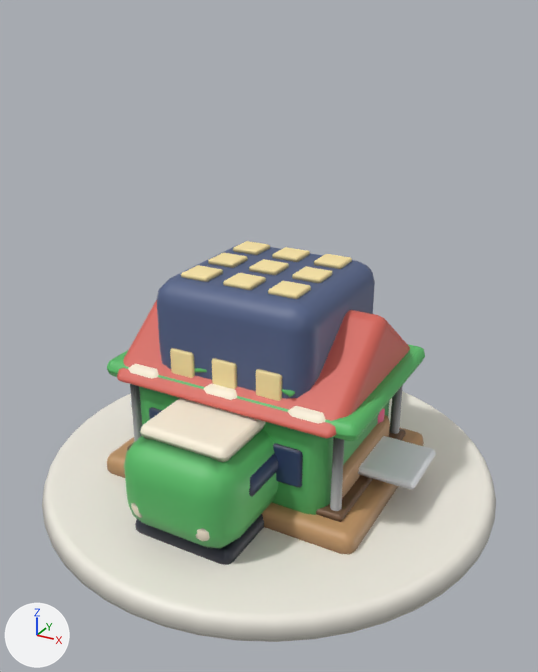
The glTF model assets/props.glb: old version first, new version second.
Camera for both pictures: a 50 mm camera at (4.71, -8.56, 6.47) aimed at (0.1, -0.18, 2.28). The lights are fixed; the arrows at lower left show +X, +Y and +Z. The older version comes first.

The scene before the commit, as lines of its bpy script (objects in view):
```python
me_plane = bpy.data.meshes.new('plane')
me_plane.from_pydata(...)  # 464 vertices, 900 faces; spans x -2.4..2.4, y -2.24..2.35, z 0.17..1.85
# faces by material slot: [252, 504, 144]
me_plane.materials.append(mat_white)
me_plane.materials.append(mat_red)
me_plane.materials.append(mat_glass)
me_tower = bpy.data.meshes.new('tower')
me_tower.from_pydata(...)  # 864 vertices, 1664 faces; spans x -1.2..1.2, y -1.24..1.2, z 0.0..3.26
# faces by material slot: [188, 1476]
me_tower.materials.append(mat_tower)
me_tower.materials.append(mat_glow)
me_train = bpy.data.meshes.new('train')
me_train.from_pydata(...)  # 412 vertices, 800 faces; spans x -0.88..0.88, y -2.6..2.6, z 0.04..1.7
# faces by material slot: [108, 188, 108, 396]
me_train.materials.append(mat_tyre)
me_train.materials.append(mat_tint)
me_train.materials.append(mat_glass)
me_train.materials.append(mat_cream)
ob_plane = bpy.data.objects.new('plane', me_plane)
ob_plane.location = (0.0, 0.0, 0.0)
ob_tower = bpy.data.objects.new('tower', me_tower)
ob_tower.location = (0.0, 0.0, 0.0)
ob_train = bpy.data.objects.new('train', me_train)
ob_train.location = (0.0, 0.0, 0.0)
# also in view: 'turntable_base' at (0.0, 0.0, 0.0); 'flowers' at (0.0, 0.0, 0.59); 'stall' at (0.0, 0.0, 0.97); 'house' at (0.0, 0.0, 1.45)
```
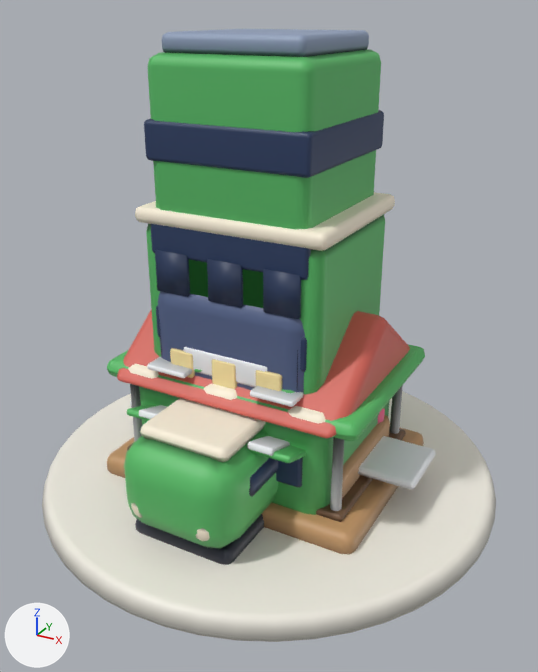
Changed parts and their boxes [x1, y1, x2, y2] in the pictures (538 x 672 px):
```json
{"object": "office", "change": "added", "after": [144, 29, 384, 372], "faces in mat_tint": [148, 49, 381, 308], "faces in mat_glass": [144, 110, 384, 372], "faces in mat_steel": [162, 29, 369, 57]}
{"object": "flats", "change": "added", "after": [135, 192, 395, 407], "faces in mat_tint": [146, 214, 385, 394], "faces in mat_cream": [135, 192, 395, 251], "faces in mat_glass": [155, 250, 301, 387], "faces in mat_white": [147, 357, 303, 407]}
{"object": "shop", "change": "added", "after": [127, 347, 306, 463], "faces in mat_white": [139, 347, 290, 456], "faces in mat_tint": [127, 404, 306, 463]}
{"object": "tower", "change": "unchanged, covered by the edit", "before": [157, 241, 375, 401], "after": [158, 291, 305, 394]}
```

Edits to the scene script, one JSON object a line:
```json
{"op": "add", "block": "me_shop_001", "code": ["me_shop_001 = bpy.data.meshes.new('shop.001')", "me_shop_001.from_pydata(...)  # 444 vertices, 852 faces; spans x -1.38..1.38, y -1.78..1.17, z 0.0..2.38", "# faces by material slot: [108, 216, 12, 84, 432]", "me_shop_001.materials.append(mat_cream)", "me_shop_001.materials.append(mat_tint)", "me_shop_001.materials.append(mat_glass)", "me_shop_001.materials.append(mat_wood)", "me_shop_001.materials.append(mat_white)"]}
{"op": "add", "block": "me_office_001", "code": ["me_office_001 = bpy.data.meshes.new('office.001')", "me_office_001.from_pydata(...)  # 380 vertices, 732 faces; spans x -1.13..1.13, y -1.17..1.13, z 0.0..6.22", "# faces by material slot: [108, 516, 108]", "me_office_001.materials.append(mat_tint)", "me_office_001.materials.append(mat_glass)", "me_office_001.materials.append(mat_steel)"]}
{"op": "add", "block": "me_flats_001", "code": ["me_flats_001 = bpy.data.meshes.new('flats.001')", "me_flats_001.from_pydata(...)  # 462 vertices, 832 faces; spans x -1.36..1.36, y -1.42..1.16, z 0.0..4.57", "# faces by material slot: [108, 108, 108, 88, 204, 216]", "me_flats_001.materials.append(mat_tint)", "me_flats_001.materials.append(mat_cream)", "me_flats_001.materials.append(mat_steel)", "me_flats_001.materials.append(mat_wood)", "me_flats_001.materials.append(mat_glass)", "me_flats_001.materials.append(mat_white)"]}
{"op": "add", "block": "ob_shop", "code": ["ob_shop = bpy.data.objects.new('shop', me_shop_001)", "ob_shop.location = (0.0, 0.0, 0.0)"]}
{"op": "add", "block": "ob_office", "code": ["ob_office = bpy.data.objects.new('office', me_office_001)", "ob_office.location = (0.0, 0.0, 0.0)"]}
{"op": "add", "block": "ob_flats", "code": ["ob_flats = bpy.data.objects.new('flats', me_flats_001)", "ob_flats.location = (0.0, 0.0, 0.0)"]}
```
